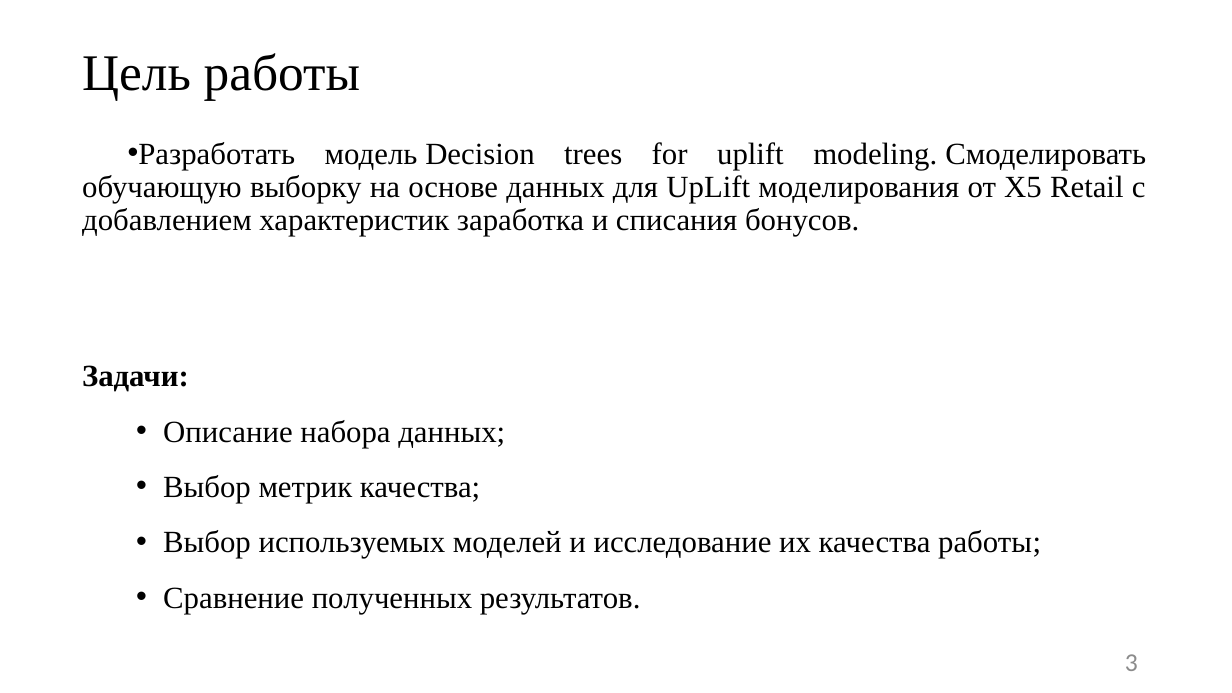
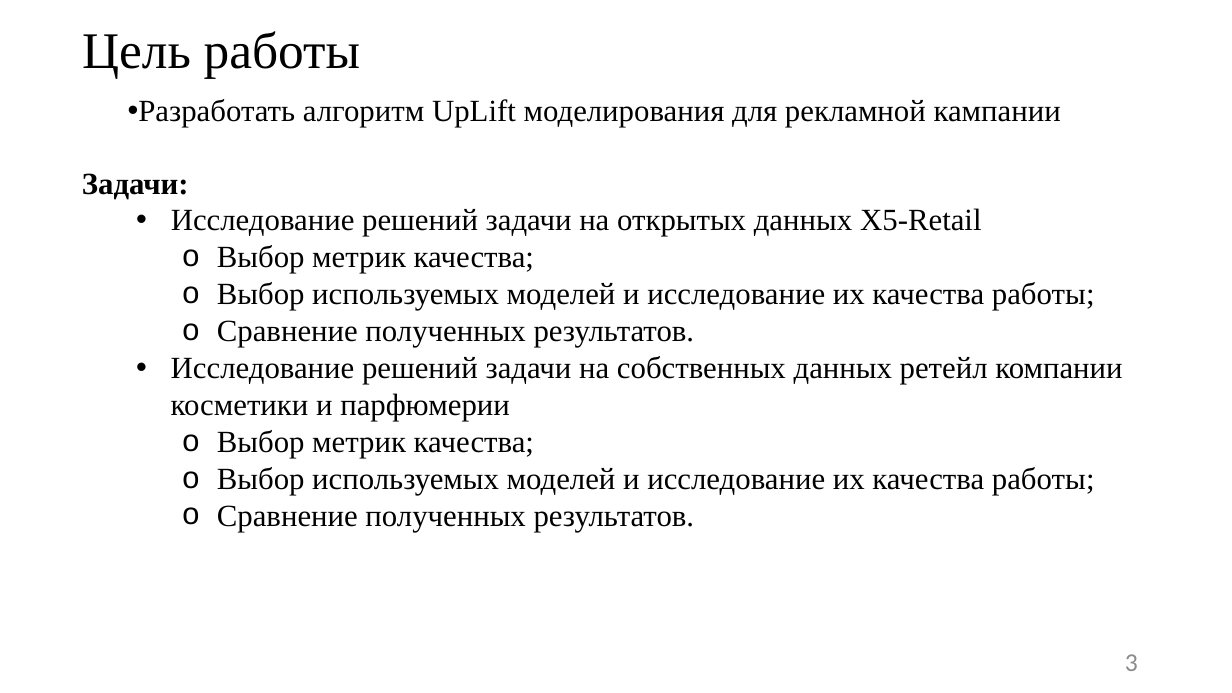
Before and after one commit to JacKira/MastersDegree, a slide deck: slide 3 of Отчет_4_сем/Презентация Фейзуллин 201.pptx. Drawn at 1232x693 pixels with LibreOffice and Linux fonts; fonts in the diff are those of the drawing. Boxes give left, top, right and bottom in pixels: in the first picture for what was removed or moved away, otherwise in the second. Text is boxed around its words. In the diff, an @@ line names an element or a change of style, - is before the commit and + after.

```diff
--- a/Отчет_4_сем/Презентация Фейзуллин 201.pptx
+++ b/Отчет_4_сем/Презентация Фейзуллин 201.pptx
@@ title "Цель работы": place and size @@
-title "Цель работы" at bbox=[82, 53, 360, 101]
+title "Цель работы" at bbox=[82, 31, 360, 79]
@@ text at bbox=[138, 99, 1061, 127]: text changed @@
-• Разработать модель Decision trees for uplift modeling. Смоделировать обучающую выборку на основе данных для UpLift моделирования от X5 Retail с добавлением характеристик заработка и списания бонусов.
+• Разработать алгоритм UpLift моделирования для рекламной кампании
@@ text "Задачи:": place and size @@
-text "Задачи:" at bbox=[82, 365, 1041, 614]
+text "Задачи:" at bbox=[82, 173, 1122, 532]
@@ text at bbox=[171, 208, 981, 237]: text changed @@
-• Описание набора данных;
+• Исследование решений задачи на открытых данных X5-Retail
@@ text at bbox=[217, 245, 1095, 347]: bullet • to o; list level 1 to 2 in "Выбор метрик качества;"; line spacing 1.5 to 1; list level 1 to 2 in "Выбор используемых моделей и исследование ..."; list level 1 to 2 in "Сравнение полученных результатов." @@
@@ text at bbox=[171, 356, 1122, 532]: paragraphs added @@
+• Исследование решений задачи на собственных данных ретейл компании косметики и парфюмерии
+  o Выбор метрик качества;
+  o Выбор используемых моделей и исследование их качества работы;
+  o Сравнение полученных результатов.
```
Also in this commit, not shown: 4 other slides changed, 3 slides added, 1 slide removed, 3 other files.
